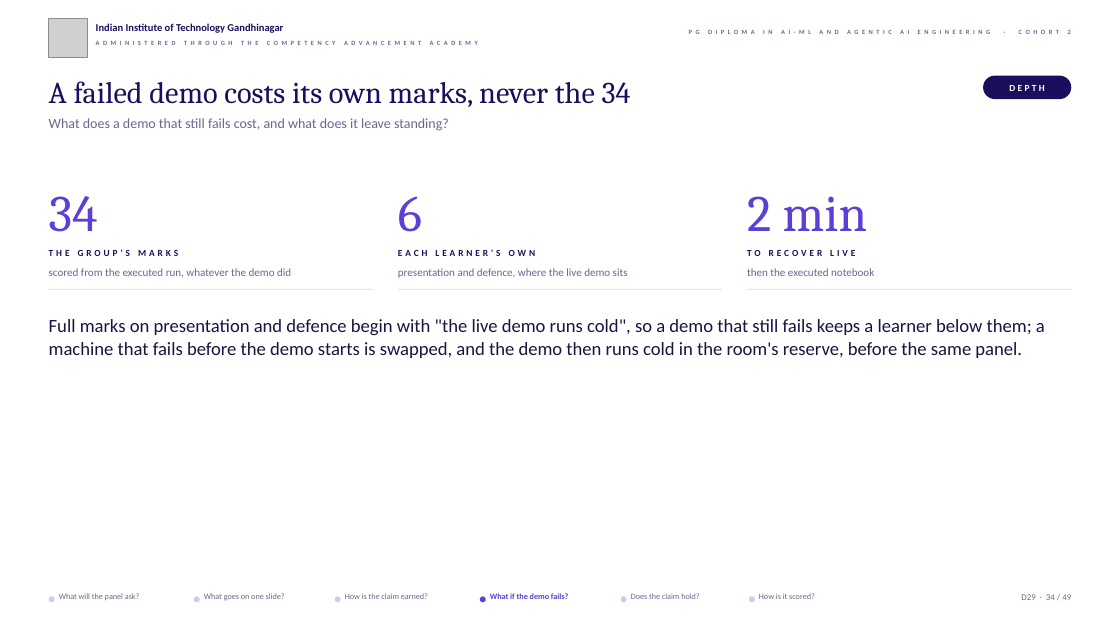
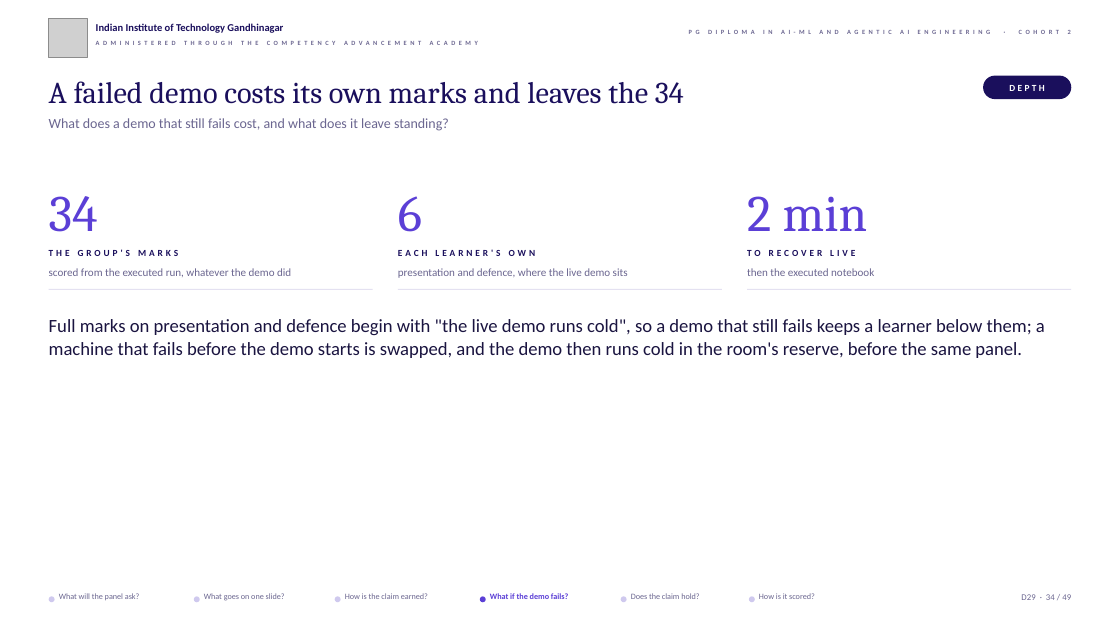
Before and after one commit to fde-academy-lab/c2-content-factory, a slide deck: slide 34 of content/W03/SAT/slides/C2_W03_SAT_presentation_format_STUDENT.pptx. Drawn at 1120x630 pixels with LibreOffice and Linux fonts; fonts in the diff are those of the drawing; grey boxes stand for pictures; background and template pictures are left out. Boxes give left, top, right and bottom in pixels: in the first picture for what was removed or moved away, otherwise in the second. Text is boxed around its words. In the diff, an @@ line names an element or a change of style, - is before the commit and + after.

```diff
--- a/content/W03/SAT/slides/C2_W03_SAT_presentation_format_STUDENT.pptx
+++ b/content/W03/SAT/slides/C2_W03_SAT_presentation_format_STUDENT.pptx
@@ text at (x1=49, y1=81, x2=684, y2=104): text changed @@
-A failed demo costs its own marks, never the 34
+A failed demo costs its own marks and leaves the 34
```
Also in this commit, not shown: 5 other slides changed, 7 other files.
